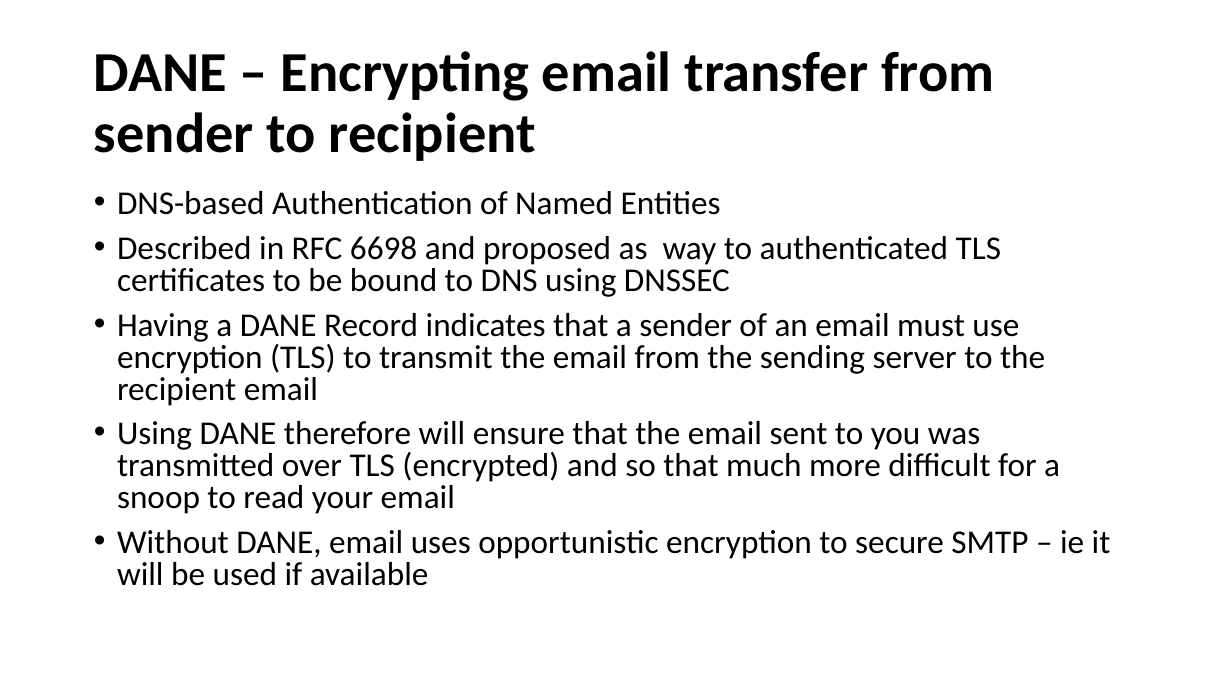
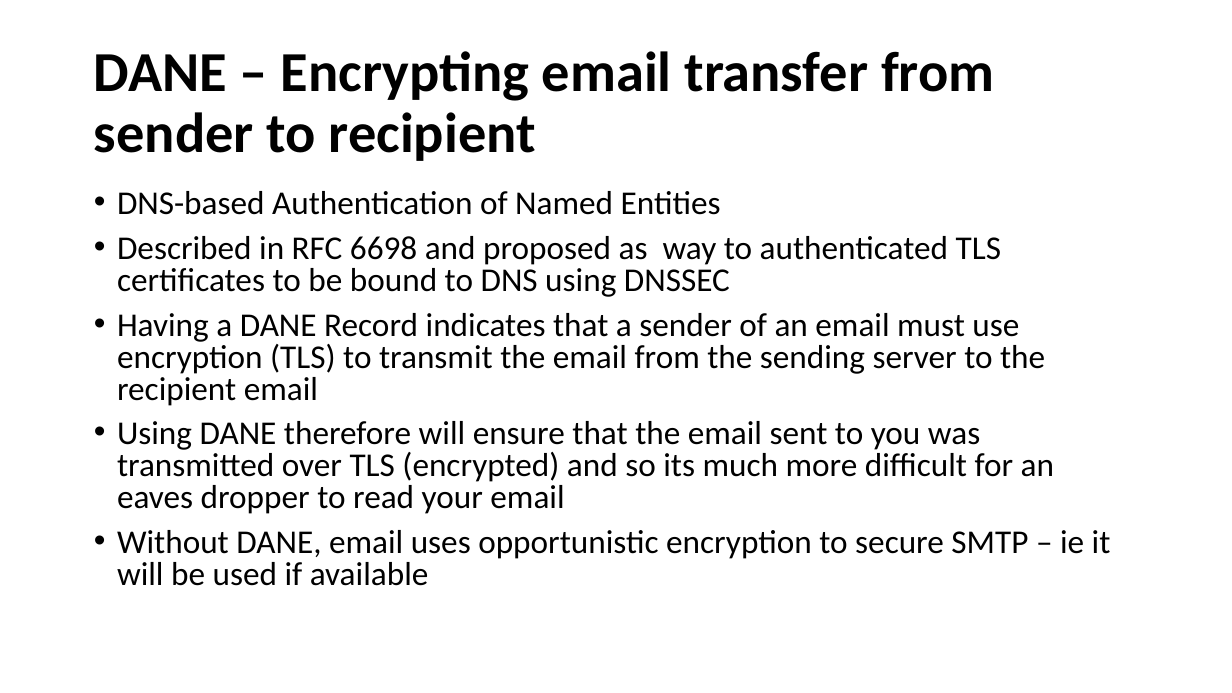
Before and after one commit to afnog/sse, a slide deck: slide 9 of postfix/emailbestpractices_old.pptx. Drawn at 1232x693 pixels with LibreOffice and Linux fonts; fonts in the diff are those of the drawing. Boxes give left, top, right and bottom in pixels: in the first picture for what was removed or moved away, otherwise in the second. Text is boxed around its words. In the diff, an @@ line names an element or a change of style, - is before the commit and + after.

Commit message:
email slides update

```diff
--- a/postfix/emailbestpractices_old.pptx
+++ b/postfix/emailbestpractices_old.pptx
@@ text at [117, 421, 1054, 514]: text changed @@
-• Using DANE therefore will ensure that the email sent to you was transmitted over TLS (encrypted) and so that much more difficult for a snoop to read your email
+• Using DANE therefore will ensure that the email sent to you was transmitted over TLS (encrypted) and so its much more difficult for an eaves dropper to read your email
```
Also in this commit, not shown: 4 other slides changed, 3 slides added, 5 other files.
